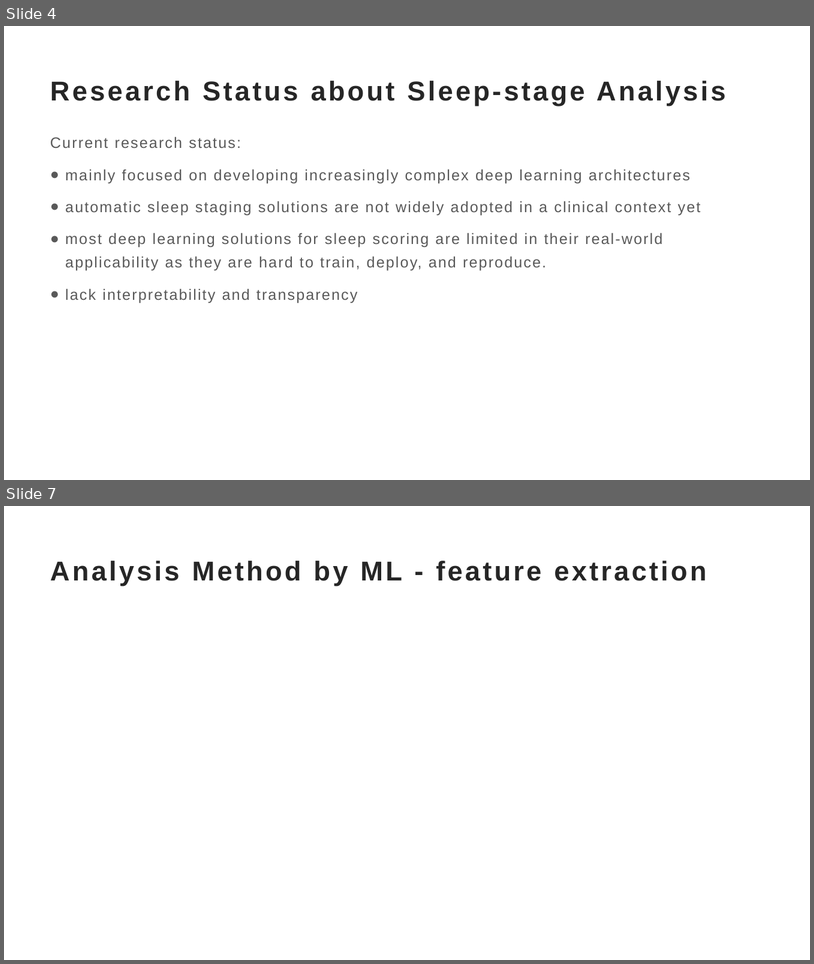
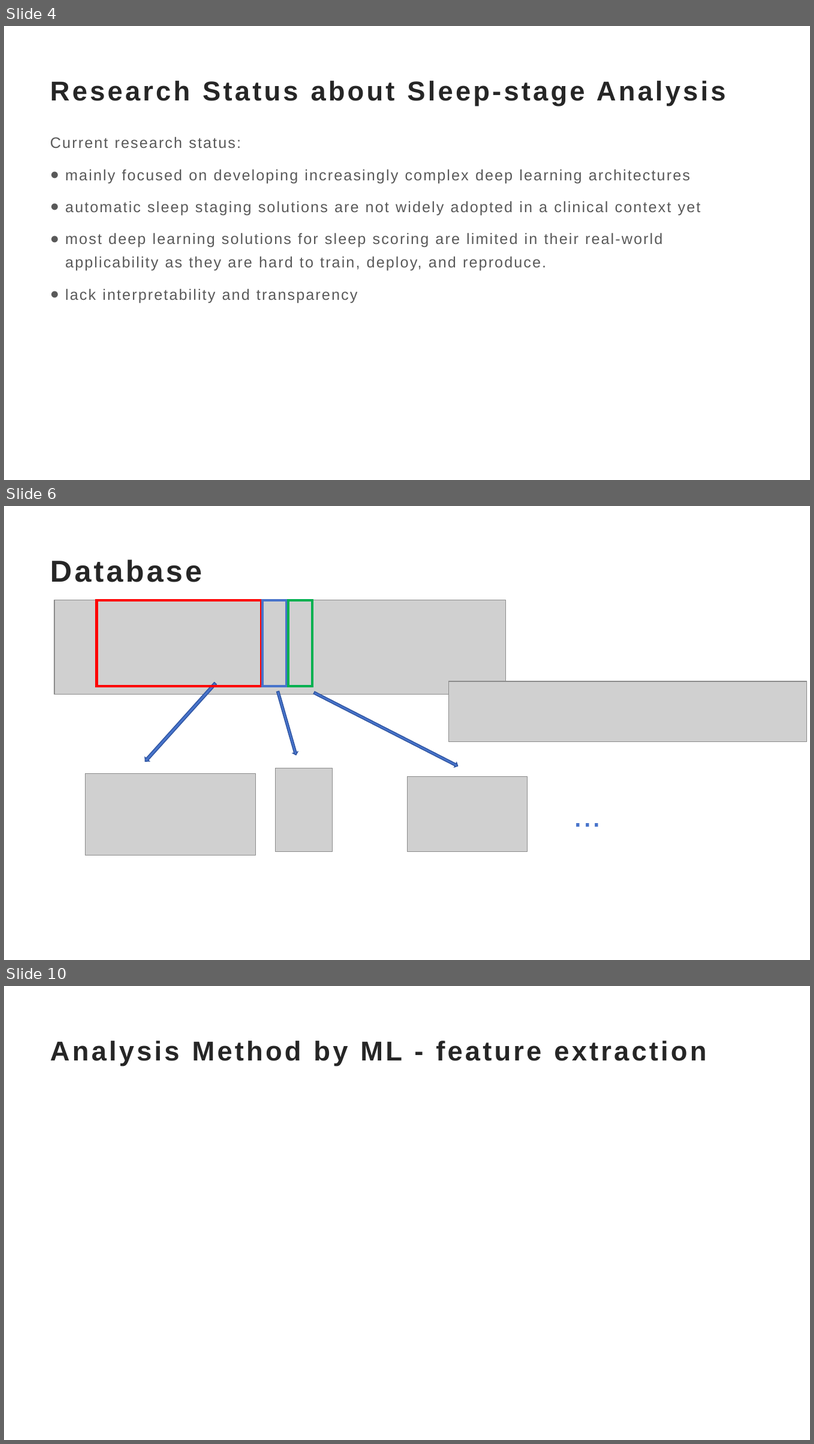
Before and after one commit to TonyHGF/EEG-Sleep-Staging, a slide deck: pre/slides.pptx. Shown one above the other, each under a label of ours: slides 4 and 7 before the commit, slides 4, 6 and 10 after it; the slides between them are not shown. The pictures are 814x964 and 814x1444 pixels, drawn with LibreOffice and Linux fonts; fonts in the diff are those of the drawing; grey boxes stand for pictures. Boxes give left, top, right and bottom in pixels: in the first picture for what was removed or moved away, otherwise in the second. Text is boxed around its words. In the diff, an @@ line names an element or a change of style, - is before the commit and + after.

```diff
--- a/pre/slides.pptx
+++ b/pre/slides.pptx
@@ slide 6 added at (4,506,810,960), background #FFFFFF @@
@@ title added at (50,559,202,582), 36 pt, text #262626, bold @@
+Database
@@ picture added at (54,600,506,694) @@
@@ rectangle added at (96,600,261,685), outline #FF0000 3 pt @@
@@ rectangle added at (263,600,287,685), outline #4874CB 3 pt @@
@@ rectangle added at (288,600,312,685), outline #00B050 3 pt @@
@@ right arrow added at (143,682,218,763), fill #4874CB, outline #2E54A1 1 pt @@
@@ picture added at (449,681,808,741) @@
@@ right arrow added at (275,691,298,756), fill #4874CB, outline #2E54A1 1 pt @@
@@ right arrow added at (314,690,459,768), fill #4874CB, outline #2E54A1 1 pt @@
@@ picture added at (85,774,255,855) @@
@@ picture added at (276,768,332,852) @@
@@ picture added at (408,777,528,852) @@
@@ text added at (569,790,810,837), 40 pt, text #4874CB @@
+...
@@ what was slide 7 is now slide 10 @@
```
Also in this commit, not shown: 5 slides changed, 2 other slides added, 16 other files.
